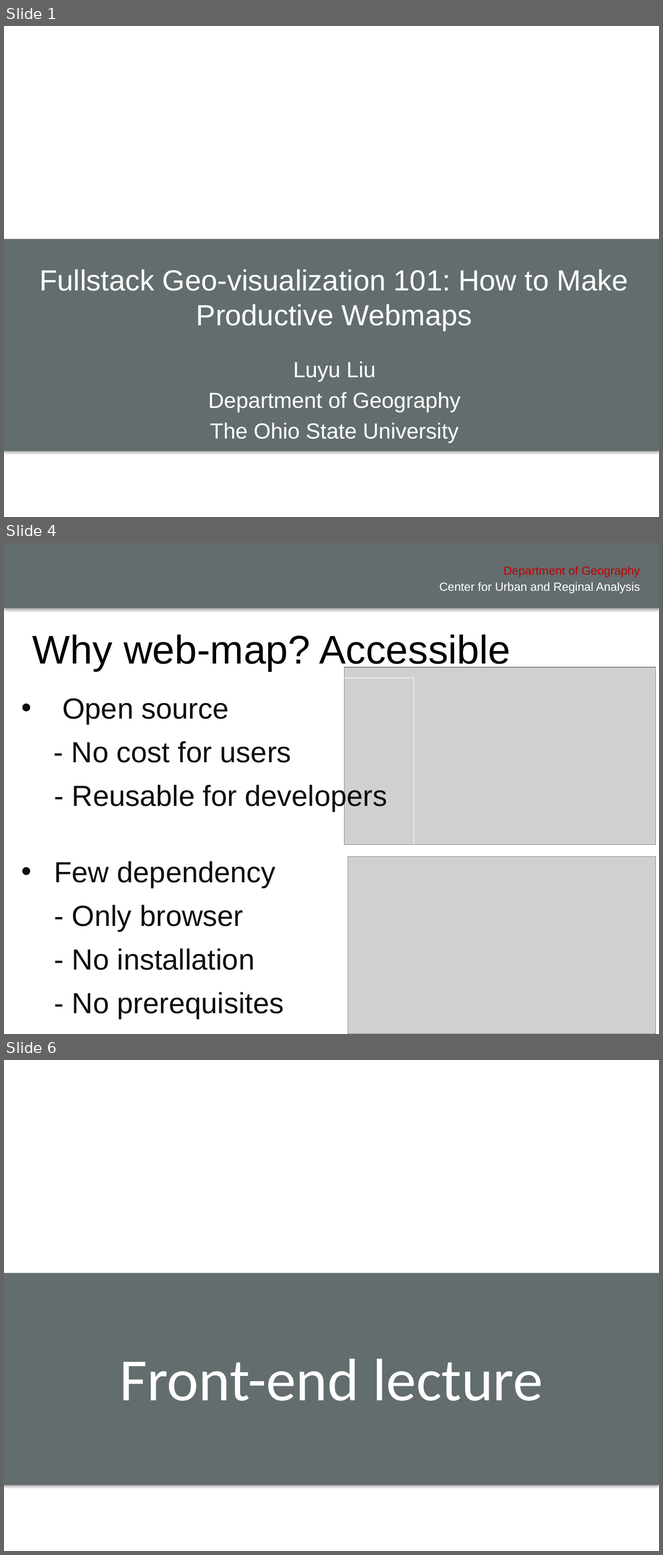
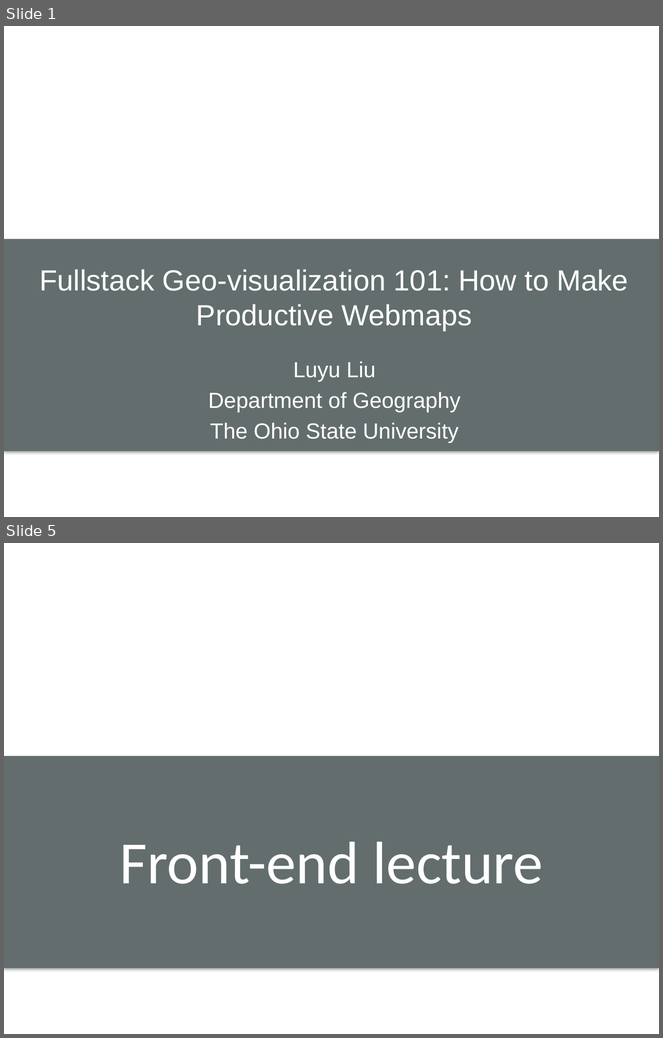
Before and after one commit to xiaohuiliugis/UCGIS-Fullstack-Geovisualization-Workshop, a slide deck: doc/presentation.pptx. Shown one above the other, each under a label of ours: slides 1, 4 and 6 before the commit, slides 1 and 5 after it; the slides between them are not shown. The pictures are 663x1555 and 663x1038 pixels, drawn with LibreOffice and Linux fonts; fonts in the diff are those of the drawing; grey boxes stand for pictures; background and template pictures are left out. Boxes give left, top, right and bottom in pixels: in the first picture for what was removed or moved away, otherwise in the second. Text is boxed around its words. In the diff, an @@ line names an element or a change of style, - is before the commit and + after.

```diff
--- a/doc/presentation.pptx
+++ b/doc/presentation.pptx
@@ slide 4 removed at (4, 543, 659, 1034), background #FFFFFF @@
@@ rectangle removed at (4, 543, 659, 609) @@
@@ text removed at (504, 566, 640, 577) @@
-Department of Geography
@@ text removed at (439, 582, 640, 593) @@
-Center for Urban and Reginal Analysis
@@ title removed at (33, 635, 511, 671) @@
-Why web-map? Accessible
@@ picture removed at (345, 667, 656, 845) @@
@@ text removed at (15, 678, 414, 994) @@
-• Open source
-- No cost for users
-- Reusable for developers
-• Few dependency
-- Only browser
-- No installation
-- No prerequisites
@@ picture removed at (348, 857, 656, 1034) @@
@@ what was slide 6 is now slide 5 @@
```
Also in this commit, not shown: 7 slides changed, 2 other files.
